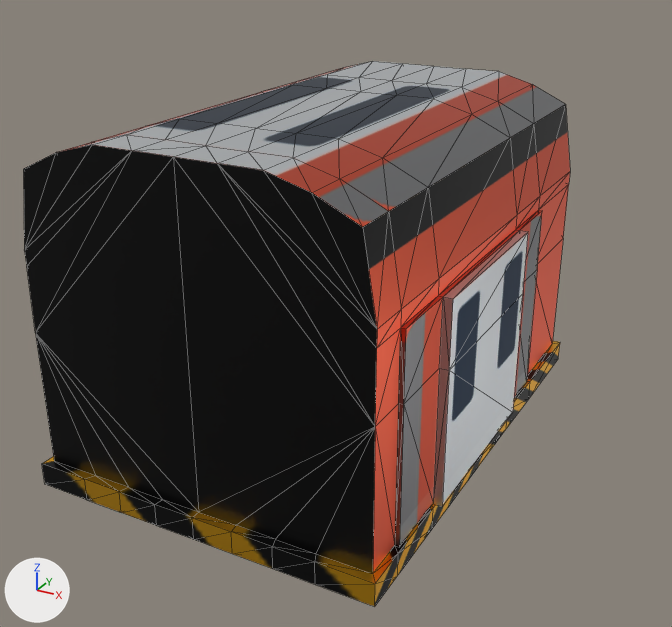
One commit to the FBX model assets/app-models/train-car_1.fbx: the scene before it, then after it.
Camera for both pictures: a 50 mm camera at (161.8, 12.35, 3.37) aimed at (158.61, 18.15, 0.47). The axes (+X, +Y, +Z) are drawn at lower left. The lights are the same throughout. The first picture is the older version. Mesh edges are drawn as thin lines.
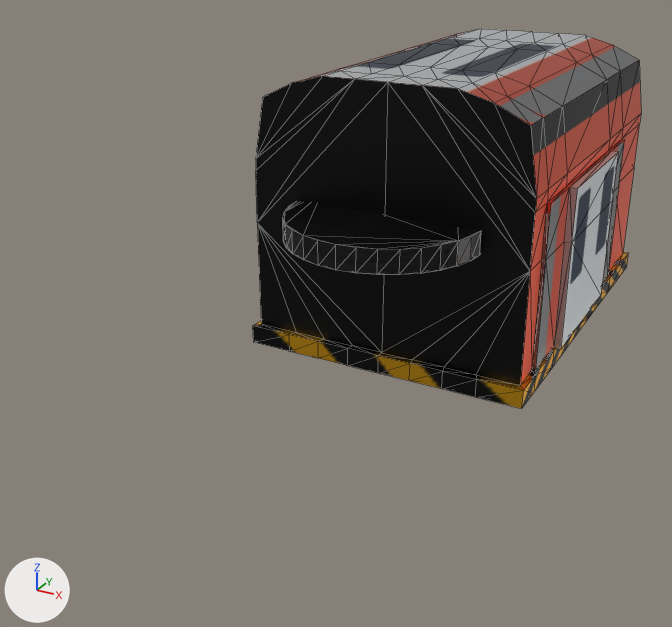
Boxes [x1, y1, x2, y2] around the edits, measured in the pictures (672 x 627 px):
'Cube.067', reshaped, moved (29% narrower, 31% shorter)
    before: [23, 61, 570, 607]
    after: [253, 29, 641, 408]
part 1 of me_cube_034, added
    after: [283, 201, 481, 275]

What the commit changed:
me_cube_034 is used by ob_cube_067; location (159.062, 17.218, 0.132).
me_cube_034 had 263 vertices, 518 faces and spanned x -1.17..1.16, y -1.52..1.98, z 0.0..2.15.
me_cube_034 now has 383 vertices, 744 faces and spans x -1.17..1.16, y -2.19..2.33, z 0.0..2.15.
me_cube_034 part 1: a new loose piece, a 32-sided cylinder along z spanning x -0.72..0.72, y -2.19..-0.74, z 1.05..1.23, in mat_cc_metalwithnails_006 (picture img_metalwithnails_png).
Other edits to the shape of me_cube_034 do not show in these pictures.
Object 'Cube.067' (ob_cube_067) moves from (159.062, 17.218, 0.132) to (159.062, 19.517, 0.132).
